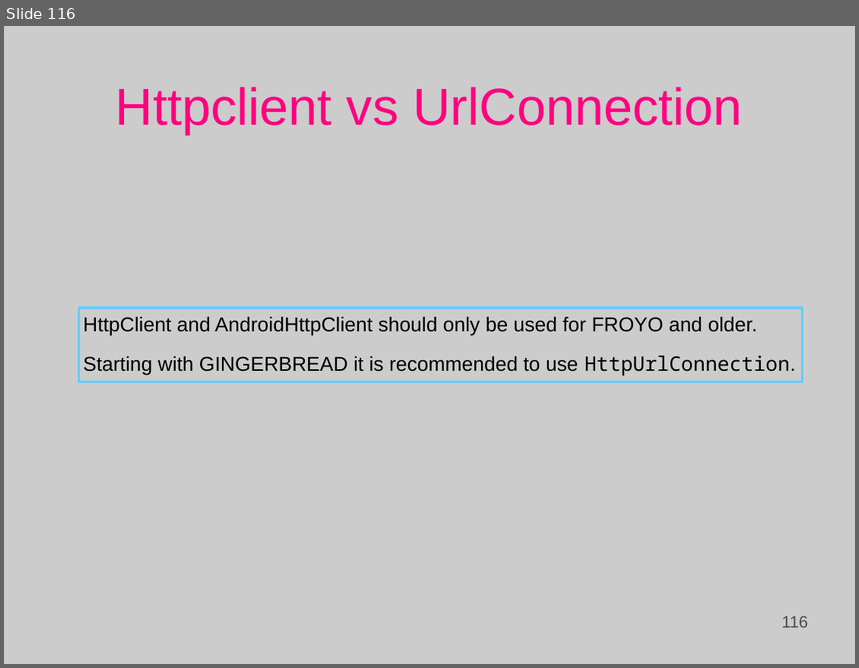
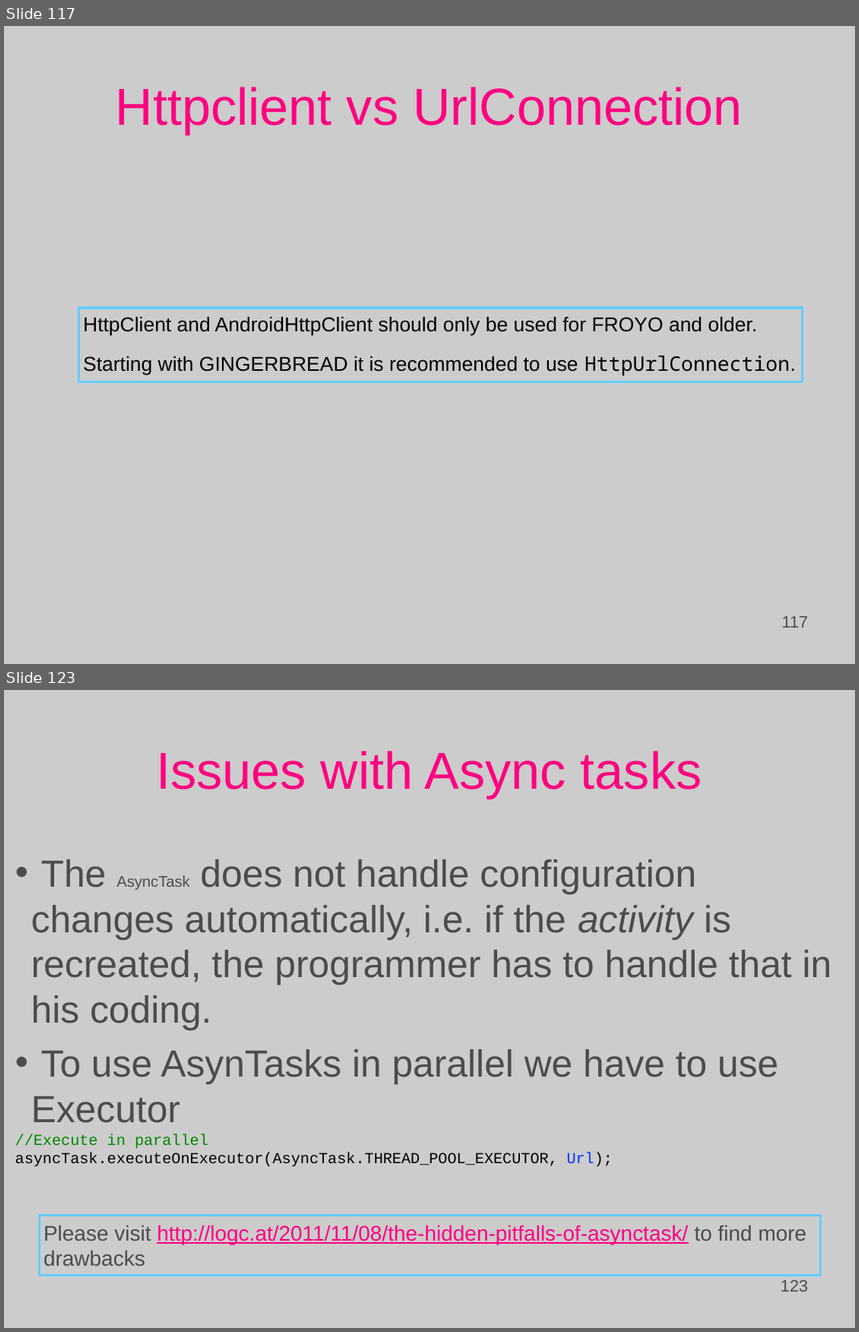
Before and after one commit to Basis-Android-Training/basis-android-training, a slide deck: Batch 12/Course lectures.ppt. Shown one above the other, each under a label of ours: slide 116 before the commit, slides 117 and 123 after it; the slides between them are not shown. The pictures are 859x668 and 859x1332 pixels, drawn with LibreOffice and Linux fonts; fonts in the diff are those of the drawing; background and template pictures are left out. Boxes give left, top, right and bottom in pixels: in the first picture for what was removed or moved away, otherwise in the second. Text is boxed around its words. In the diff, an @@ line names an element or a change of style, - is before the commit and + after.

```diff
--- a/Batch 12/Course lectures.ppt
+++ b/Batch 12/Course lectures.ppt
@@ slide 123 added at [4,690,855,1328], background picture (left out) @@
@@ title added at [156,751,702,799], 44 pt, text #FF0080 @@
+Issues with Async tasks
@@ text added at [15,859,832,1167], 32 pt, text #4C4C4C @@
+• The AsyncTask does not handle configuration changes automatically, i.e. if the activity is recreated, the programmer has to handle that in his coding.
+• To use AsynTasks in parallel we have to use Executor
+//Execute in parallel
+asyncTask.executeOnExecutor(AsyncTask.THREAD_POOL_EXECUTOR, Url);
@@ freeform shape added at [39,1216,820,1276], outline #66CCFF 2.01 pt, 18 pt, text #FF0080, underline @@
+Please visit http://logc.at/2011/11/08/the-hidden-pitfalls-of-asynctask/ to find more drawbacks
@@ page number added at [614,1271,813,1298], 14 pt, text #4C4C4C @@
+123
@@ what was slide 116 is now slide 117 @@
@@ page number at [782,617,809,628]: text changed @@
-116
+117
```
Also in this commit, not shown: 25 other slides added, 31 other files.
